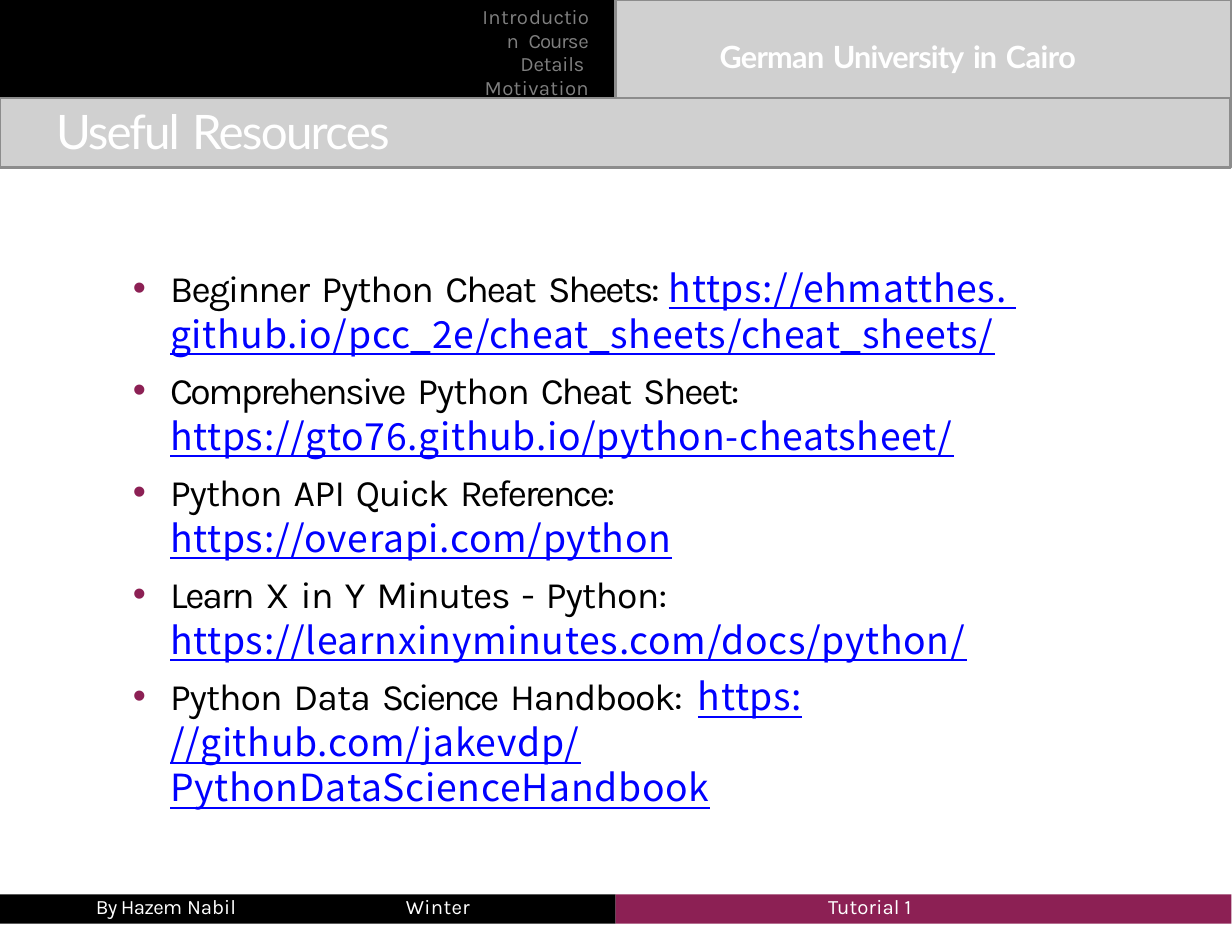
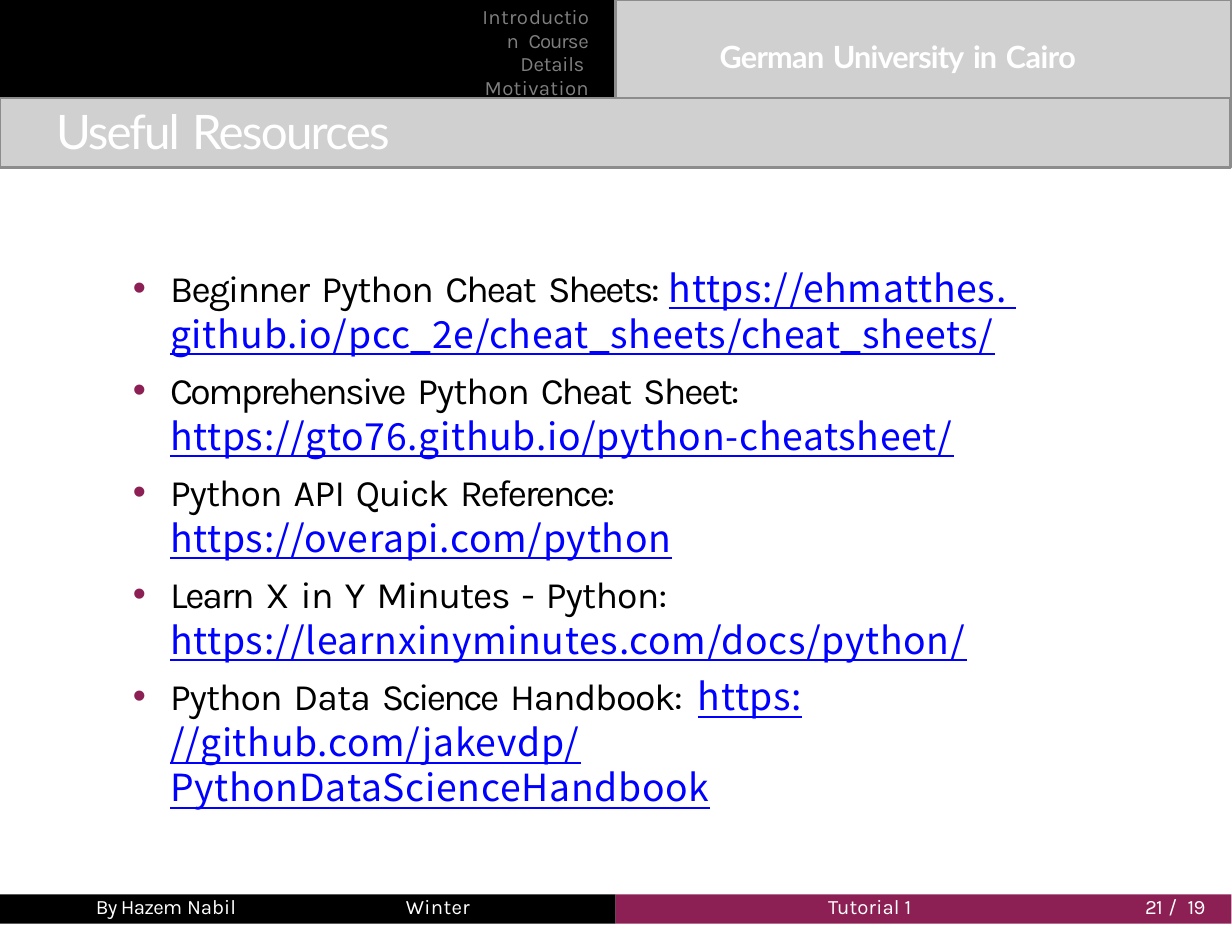
Before and after one commit to mahmoudosamaa11/W2024, a slide deck: slide 21 of lab_content/Lab_01_Slides.pptx. Drawn at 1232x925 pixels with LibreOffice and Linux fonts; fonts in the diff are those of the drawing; grey boxes stand for pictures; background and template pictures are left out. Boxes give left, top, right and bottom in pixels: in the first picture for what was removed or moved away, otherwise in the second. Text is boxed around its words. In the diff, an @@ line names an element or a change of style, - is before the commit and + after.

```diff
--- a/lab_content/Lab_01_Slides.pptx
+++ b/lab_content/Lab_01_Slides.pptx
@@ page number added at [1145,901,1206,914], 6 pt, text #FFFFFF @@
+21 / 19
```
Also in this commit, not shown: 20 other slides changed.
